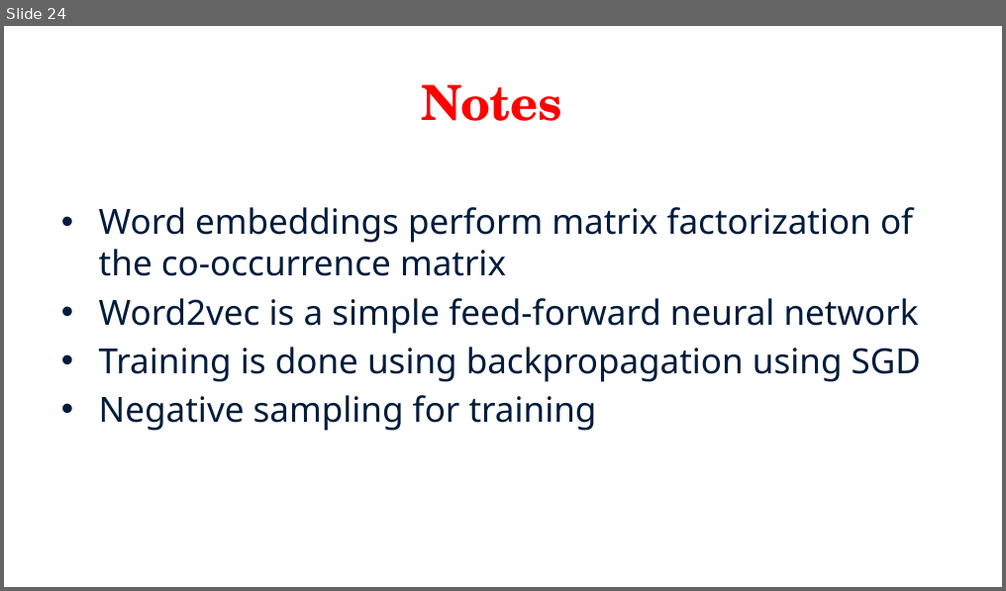
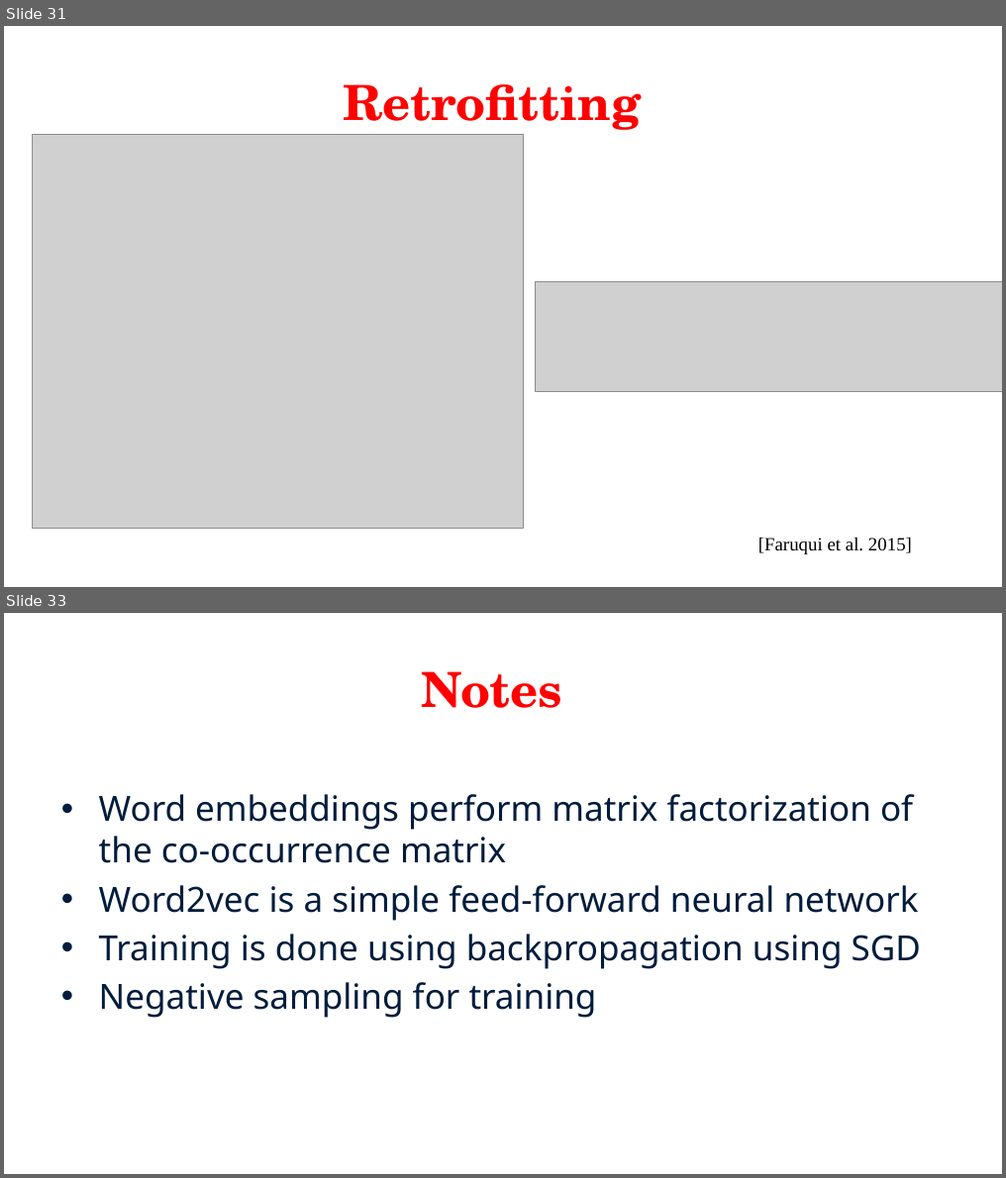
Before and after one commit to fanfeng2015/Natural-Language-Processing, a slide deck: Slides/Lecture 11-5.pptx. Shown one above the other, each under a label of ours: slide 24 before the commit, slides 31 and 33 after it; the slides between them are not shown. The pictures are 1006x591 and 1006x1178 pixels, drawn with LibreOffice and Linux fonts; fonts in the diff are those of the drawing; grey boxes stand for pictures. Boxes give left, top, right and bottom in pixels: in the first picture for what was removed or moved away, otherwise in the second. Text is boxed around its words. In the diff, an @@ line names an element or a change of style, - is before the commit and + after.

```diff
--- a/Slides/Lecture 11-5.pptx
+++ b/Slides/Lecture 11-5.pptx
@@ slide 31 added at (4, 26, 1002, 587), background #FFFFFF @@
@@ title added at (343, 84, 641, 137), 46.7 pt, text #FF0000, bold @@
+Retrofitting
@@ picture added at (32, 134, 524, 529) @@
@@ picture added at (536, 282, 1002, 391) @@
@@ text added at (758, 538, 912, 555), 18 pt, text #000000 @@
+[Faruqui et al. 2015]
@@ what was slide 24 is now slide 33 @@
```
Also in this commit, not shown: 6 slides changed, 14 other slides added, 3 slides removed, 24 other files.
